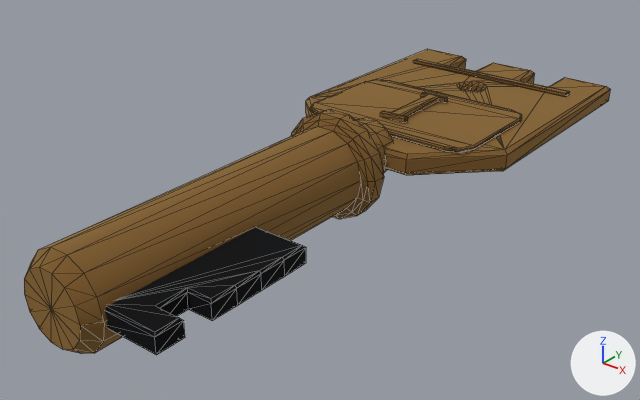
The glTF model game/assets/models/tower_key_1.glb, before and after one commit.
Both versions are drawn from a camera (50 mm lens) standing at (0.068, -0.09, 0.0487) and looking at (-0.0016, -0.0029, -0.0052). Arrows for +X, +Y and +Z are at lower right; the lights stay in place. The first picture is the older version. Mesh edges are drawn as thin lines. Where no turn or scale is listed for an object, it has been applied to the vertices. Vertices at exactly the same position are counted once.

Objects in the first picture: 'key_bit', 'tower_key_1'.
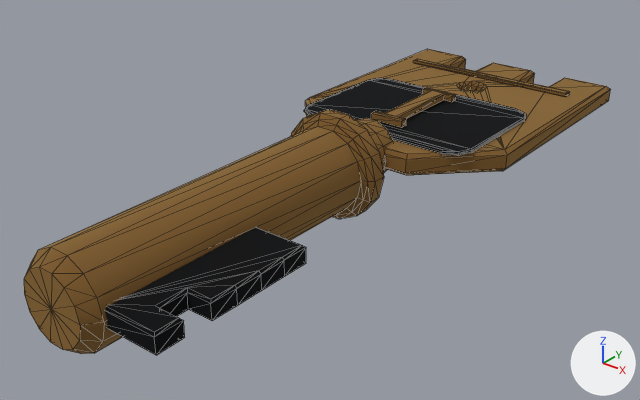
Patch to the scene script:
```diff
--- a/game/assets/models/tower_key_1.glb.py
+++ b/game/assets/models/tower_key_1.glb.py
@@ me_tower_key_1 @@
 # used by ob_tower_key_1; location = (0.0, 0.0, 0.0)
-me_tower_key_1.from_pydata(...)  # 346 vertices, 666 faces; spans x -0.0183..0.0177, y -0.0477..0.0503, z -0.0075..0.0073
+me_tower_key_1.from_pydata(...)  # 298 vertices, 574 faces; spans x -0.0183..0.0177, y -0.0478..0.0502, z -0.0075..0.0073
+# me_tower_key_1 part 1: the loose piece of 36 vertices spanning x -0.0025..0.0018, y 0.0125..0.0245, z 0.0024..0.0032 is scaled about its middle by (1.26, 1.25, 1.4), then moved by (0.0, 0.0, 0.0001)
+# me_tower_key_1 part 2: the loose piece of 48 vertices spanning x -0.0146..0.0139, y 0.0087..0.0282, z 0.0015..0.0022 is deleted
 me_tower_key_1.materials.append(mat_m_brass_aged)
@@ me_key_bit @@
 # used by ob_key_bit; location = (-0.0003, 0.0503, -0.0001)
-me_key_bit.from_pydata(...)  # 44 vertices, 84 faces; spans x 0.0045..0.013, y -0.0958..-0.0735, z -0.0013..0.0013
+me_key_bit.from_pydata(...)  # 92 vertices, 176 faces; spans x -0.0145..0.0145, y -0.0958..-0.021, z -0.0013..0.0022
+# me_key_bit part 3: a new loose piece of 48 vertices spanning x -0.0145..0.0145, y -0.0426..-0.021, z 0.0016..0.0022, in mat_m_steel_dark (black #2a2b2d)
 me_key_bit.materials.append(mat_m_steel_dark)
```

Pixel boxes (x1, y1, x2, y2) of what changed, in the pictures (640 x 400 px; the box of a moved part takes in the faces that stretch with it):
'key_bit', reshaped (109% wider, 116% taller)
    before: (105, 227, 306, 355)
    after: (105, 78, 526, 355)
part 1 of me_tower_key_1, moved or reshaped
    before: (380, 92, 448, 123)
    after: (371, 87, 456, 128)
part 2 of me_tower_key_1, deleted (brown)
    before: (309, 79, 522, 153)
part 3 of me_key_bit, added (black)
    after: (304, 78, 526, 156)
